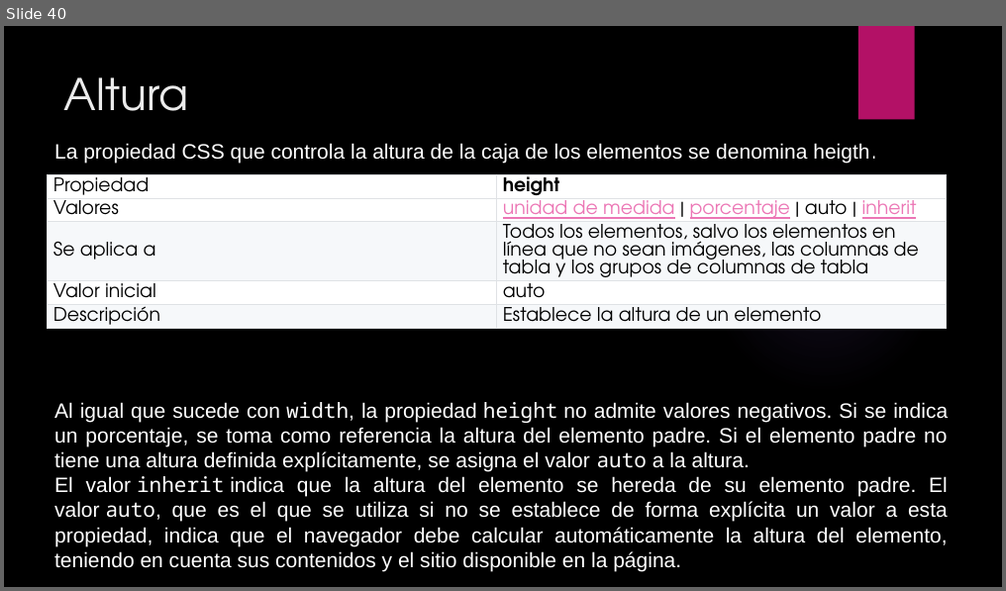
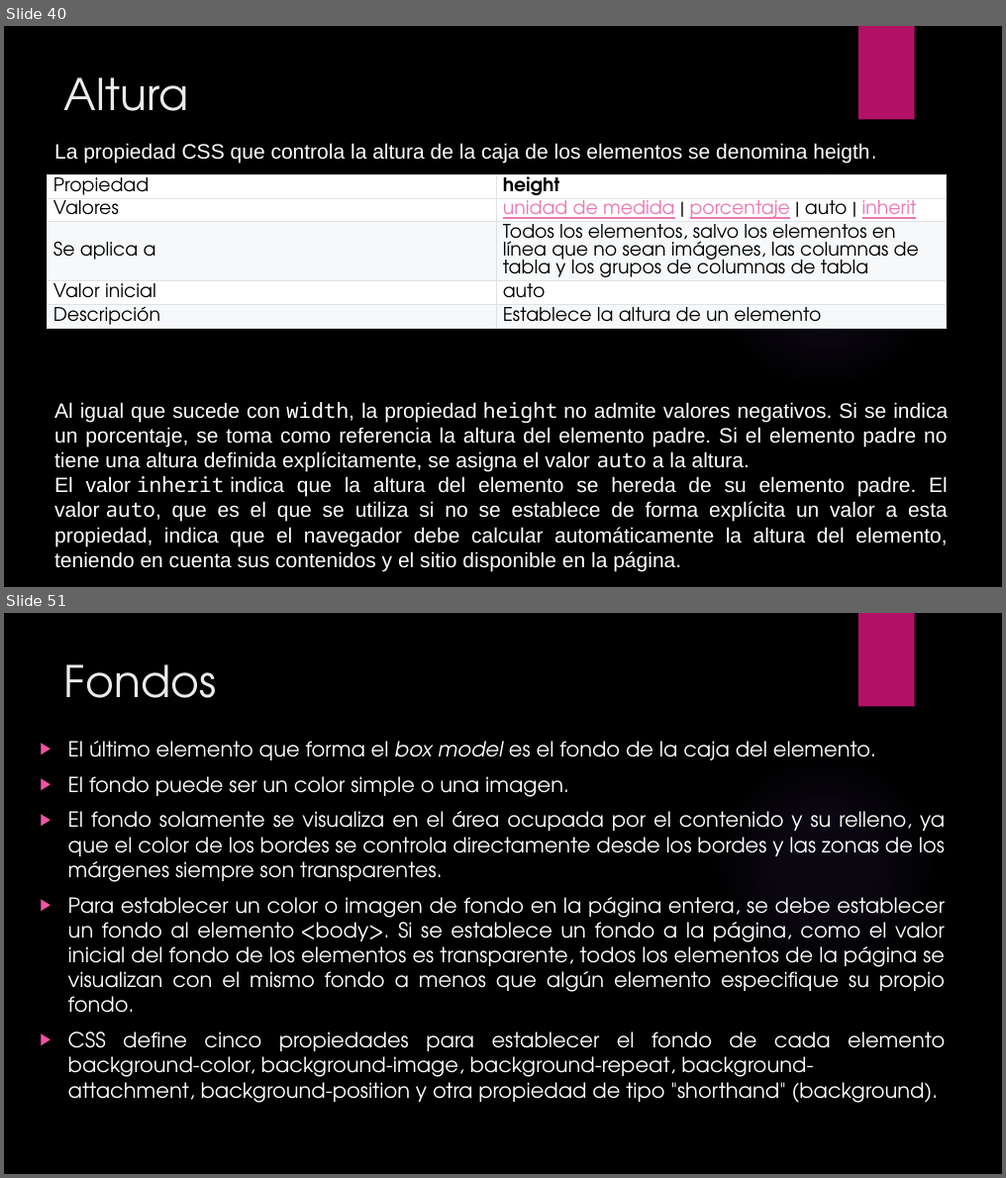
Before and after one commit to patoattie/LaboratorioIII, a slide deck: Material/CSS.pptx. Shown one above the other, each under a label of ours: slide 40 before the commit, slides 40 and 51 after it; the slides between them are not shown. The pictures are 1006x591 and 1006x1178 pixels, drawn with LibreOffice and Linux fonts; fonts in the diff are those of the drawing; background and template pictures are left out. Boxes give left, top, right and bottom in pixels: in the first picture for what was removed or moved away, otherwise in the second. Text is boxed around its words. In the diff, an @@ line names an element or a change of style, - is before the commit and + after.

```diff
--- a/Material/CSS.pptx
+++ b/Material/CSS.pptx
@@ slide 51 added at [4, 613, 1002, 1174], background picture (left out); not listed: 2 template elements that a slide beside it also shows @@
@@ title added at [64, 664, 216, 698], 42 pt, text #EBEBEB @@
+Fondos
@@ text added at [68, 741, 944, 1103], 20 pt, text #FFFFFF @@
+▶ El último elemento que forma el box model es el fondo de la caja del elemento.
+▶ El fondo puede ser un color simple o una imagen.
+▶ El fondo solamente se visualiza en el área ocupada por el contenido y su relleno, ya que el color de los bordes se controla directamente desde los bordes y las zonas de los márgenes siempre son transparentes.
+▶ Para establecer un color o imagen de fondo en la página entera, se debe establecer un fondo al elemento <body>. Si se establece un fondo a la página, como el valor inicial del fondo de los elementos es transparente, todos los elementos de la página se visualizan con el mismo fondo a menos que algún elemento especifique su propio fondo.
+▶ CSS define cinco propiedades para establecer el fondo de cada elemento background-color, background-image, background-repeat, background-attachment, background-position y otra propiedad de tipo "shorthand" (background).
```
Also in this commit, not shown: 33 other slides added, 1 other file.
